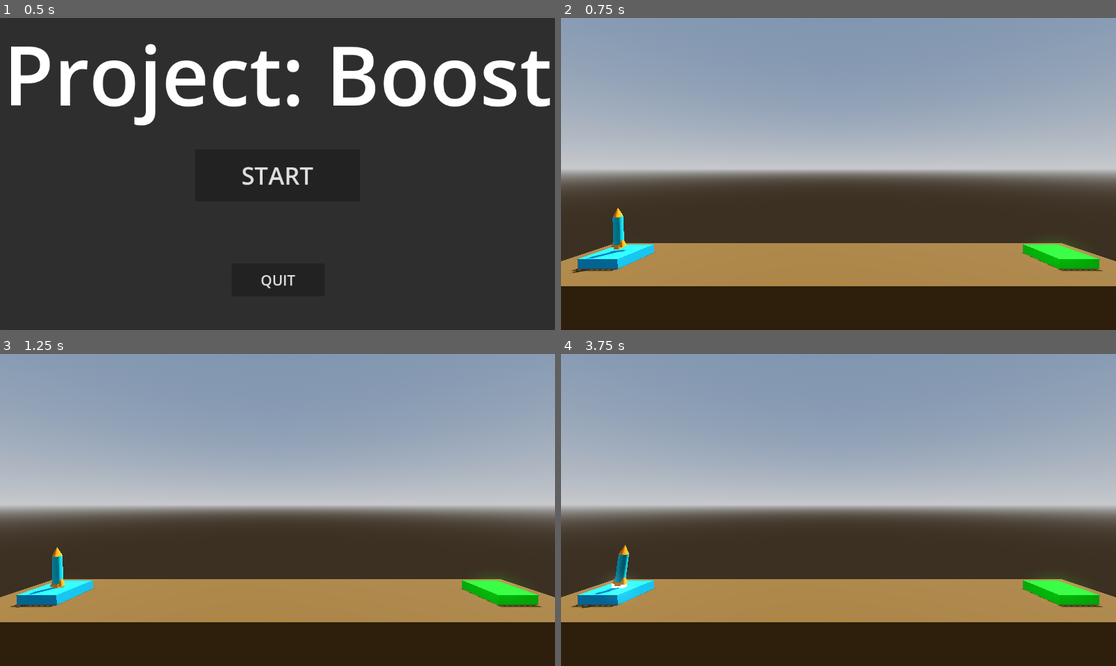
Above: before the commit, frames 1-4 (two rows, left to right).
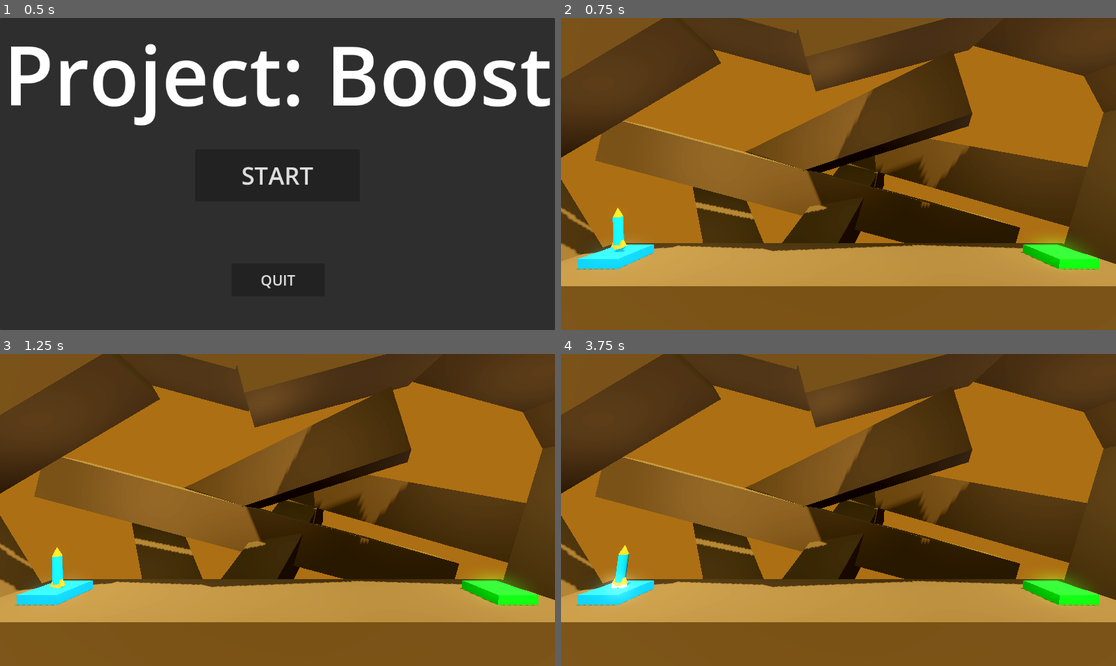
Above: after the commit, the same moments.

Repository: DrDuckson/Project_Boost
Game: Godot game, scene res://scenes/main_menu.tscn
Two runs of this game, one before a commit and one after it. Both use one fixed random seed, a clock stepped at 60 frames per second and the inputs below.
Inputs:
- Up to frame 1 (0.5 s): no input
- Up to frame 2 (0.75 s): click "START" at 0.5 s
- Up to frame 3 (1.25 s): no input
- Up to frame 4 (3.75 s): hold D (move_right) 1.28-2.03 s; hold A (move_left) 2.03-2.78 s; hold D (move_right) 2.78-3.53 s; hold Space (move_up) from 3.53 s (still down)

Frame 1 is identical in both runs. In frame 2, 90% of the frame differs, in the area x 0-100%, y 0-100%; in frame 3, 90%; in frame 4, 90%.

Commit message:
Added background scene with environment + lightning

Diff:
--- /dev/null
+++ b/scenes/Background.tscn
@@ -0,0 +1,112 @@
+[gd_scene load_steps=5 format=3 uid="uid://b3ypm2h2asosb"]
+
+[sub_resource type="StandardMaterial3D" id="StandardMaterial3D_ispsy"]
+albedo_color = Color(0.354403, 0.241668, 0.0743558, 1)
+
+[sub_resource type="ProceduralSkyMaterial" id="ProceduralSkyMaterial_u5bxw"]
+sky_horizon_color = Color(0.64625, 0.65575, 0.67075, 1)
+ground_horizon_color = Color(0.64625, 0.65575, 0.67075, 1)
+
+[sub_resource type="Sky" id="Sky_rqo6f"]
+sky_material = SubResource("ProceduralSkyMaterial_u5bxw")
+
+[sub_resource type="Environment" id="Environment_14gj6"]
+background_mode = 1
+background_color = Color(0.135161, 0.0854331, 0.0191393, 1)
+sky = SubResource("Sky_rqo6f")
+ambient_light_source = 3
+tonemap_mode = 2
+glow_enabled = true
+
+[node name="Floor" type="CSGBox3D" groups=["Hazard"]]
+transform = Transform3D(1, 0, 0, 0, 1, 0, 0, 0, 1, 0, -4, 0)
+use_collision = true
+size = Vector3(30, 8, 5)
+material = SubResource("StandardMaterial3D_ispsy")
+
+[node name="WallLeft" type="CSGBox3D" parent="."]
+transform = Transform3D(0.866025, -0.5, 0, 0.5, 0.866025, 0, 0, 0, 1, -17.0723, 3.11858, 0)
+size = Vector3(4, 16, 4)
+material = SubResource("StandardMaterial3D_ispsy")
+
+[node name="WallLeft6" type="CSGBox3D" parent="."]
+transform = Transform3D(1, 0, 0, 0, 1, 0, 0, 0, 1, -20.0723, 6.11858, 0)
+size = Vector3(4, 16, 4)
+material = SubResource("StandardMaterial3D_ispsy")
+
+[node name="WallLeft3" type="CSGBox3D" parent="."]
+transform = Transform3D(-0.5, -0.866025, 0, 0.866025, -0.5, 0, 0, 0, 1, -14.9025, 13.6353, 0)
+size = Vector3(4, 15, 4)
+material = SubResource("StandardMaterial3D_ispsy")
+
+[node name="WallLeft2" type="CSGBox3D" parent="."]
+transform = Transform3D(0.258819, -0.965926, 0, 0.965926, 0.258819, 0, 0, 0, 1, -6.13311, 18.1046, 0)
+size = Vector3(4, 10, 4)
+material = SubResource("StandardMaterial3D_ispsy")
+
+[node name="WallLeft8" type="CSGBox3D" parent="."]
+transform = Transform3D(0.145014, -0.541201, -0.828295, 0.774997, 0.58256, -0.244956, 0.615102, -0.606404, 0.503908, -11.7567, 4.85227, -9.81921)
+size = Vector3(4, 16, 4)
+material = SubResource("StandardMaterial3D_ispsy")
+
+[node name="WallLeft9" type="CSGBox3D" parent="."]
+transform = Transform3D(-0.12941, 0.482963, -0.866025, 0.724444, 0.642402, 0.25, 0.677077, -0.595035, -0.433013, -0.996809, 3.13986, -7)
+size = Vector3(4, 18, 4)
+material = SubResource("StandardMaterial3D_ispsy")
+
+[node name="WallLeft10" type="CSGBox3D" parent="."]
+transform = Transform3D(0.258819, -0.965926, 0, 0.965926, 0.258819, 0, 0, 0, 1, -2.65607, 6.72805, -9)
+size = Vector3(4, 38, 4)
+material = SubResource("StandardMaterial3D_ispsy")
+
+[node name="WallLeft12" type="CSGBox3D" parent="."]
+transform = Transform3D(-0.224144, 0.836516, 0.5, 0.965926, 0.258819, 0, -0.129409, 0.482963, -0.866025, -5.16562, 9.9516, -10.4489)
+size = Vector3(4, 32, 4)
+material = SubResource("StandardMaterial3D_ispsy")
+
+[node name="WallLeft11" type="CSGBox3D" parent="."]
+transform = Transform3D(0.224144, -0.836516, -0.5, 0.965926, 0.258819, 0, 0.129409, -0.482963, 0.866025, 12.7565, 8.30455, -6.10518)
+size = Vector3(4, 27, 4)
+material = SubResource("StandardMaterial3D_ispsy")
+
+[node name="WallLeft4" type="CSGBox3D" parent="."]
+transform = Transform3D(0.258819, 0.965926, 0, -0.965926, 0.258819, 0, 0, 0, 1, 2.86689, 17.1046, 0)
+size = Vector3(4, 10, 4)
+material = SubResource("StandardMaterial3D_ispsy")
+
+[node name="WallLeft5" type="CSGBox3D" parent="."]
+transform = Transform3D(-0.258819, 0.965926, 0, -0.965926, -0.258819, 0, 0, 0, 1, 14.3158, 17.234, 0)
+size = Vector3(4, 15, 4)
+material = SubResource("StandardMaterial3D_ispsy")
+
+[node name="WallLeft7" type="CSGBox3D" parent="."]
+transform = Transform3D(-0.866025, 0.5, 0, -0.5, -0.866025, 0, 0, 0, 1, 19.3158, 12.234, 0)
+size = Vector3(4, 15, 4)
+material = SubResource("StandardMaterial3D_ispsy")
+
+[node name="WallRight" type="CSGBox3D" parent="."]
+transform = Transform3D(0.965926, 0.258819, 0, -0.258819, 0.965926, 0, 0, 0, 1, 16.8529, 4.9087, 0)
+size = Vector3(4, 19.3539, 4)
+material = SubResource("StandardMaterial3D_ispsy")
+
+[node name="DirectionalLight3D" type="DirectionalLight3D" parent="."]
+transform = Transform3D(-0.866024, -0.433016, 0.250001, 0.353556, -0.176778, 0.918558, -0.353555, 0.883882, 0.306189, 23, 19, 7)
+shadow_enabled = true
+
+[node name="WorldEnvironment" type="WorldEnvironment" parent="."]
+environment = SubResource("Environment_14gj6")
+
+[node name="OmniLight3D" type="OmniLight3D" parent="."]
+transform = Transform3D(1, 0, 0, 0, 1, 0, 0, 0, 1, 0, 12.002, 1)
+omni_range = 12.0
+omni_attenuation = 0.5
+
+[node name="OmniLight3D2" type="OmniLight3D" parent="."]
+transform = Transform3D(1, 0, 0, 0, 1, 0, 0, 0, 1, -10, 10.002, 1)
+omni_range = 12.0
+omni_attenuation = 0.5
+
+[node name="OmniLight3D3" type="OmniLight3D" parent="."]
+transform = Transform3D(1, 0, 0, 0, 1, 0, 0, 0, 1, 12, 12.002, 1)
+omni_range = 12.0
+omni_attenuation = 0.5
--- a/scenes/level.tscn
+++ b/scenes/level.tscn
@@ -1,25 +1,10 @@
-[gd_scene load_steps=11 format=3 uid="uid://cc5efsqq5ojnu"]
+[gd_scene load_steps=8 format=3 uid="uid://cc5efsqq5ojnu"]
 
 [ext_resource type="PackedScene" uid="uid://jleek3rmf6j5" path="res://scenes/player.tscn" id="1_dkcmy"]
 [ext_resource type="Script" path="res://scripts/level.gd" id="1_tsie8"]
 [ext_resource type="Script" path="res://scripts/LandingPad.gd" id="2_1hioh"]
+[ext_resource type="PackedScene" uid="uid://b3ypm2h2asosb" path="res://scenes/Background.tscn" id="2_4i2d6"]
 [ext_resource type="PackedScene" uid="uid://1lhdo16vatln" path="res://scenes/death_zone.tscn" id="4_8mvio"]
-
-[sub_resource type="ProceduralSkyMaterial" id="ProceduralSkyMaterial_q01he"]
-sky_horizon_color = Color(0.64625, 0.65575, 0.67075, 1)
-ground_horizon_color = Color(0.64625, 0.65575, 0.67075, 1)
-
-[sub_resource type="Sky" id="Sky_rqo6f"]
-sky_material = SubResource("ProceduralSkyMaterial_q01he")
-
-[sub_resource type="Environment" id="Environment_52ao1"]
-background_mode = 2
-sky = SubResource("Sky_rqo6f")
-tonemap_mode = 2
-glow_enabled = true
-
-[sub_resource type="StandardMaterial3D" id="StandardMaterial3D_ispsy"]
-albedo_color = Color(0.354403, 0.241668, 0.0743558, 1)
 
 [sub_resource type="StandardMaterial3D" id="StandardMaterial3D_po1fi"]
 albedo_color = Color(9.62615e-07, 0.632308, 0.826342, 1)
@@ -30,18 +15,7 @@
 [node name="Level" type="Node3D"]
 script = ExtResource("1_tsie8")
 
-[node name="WorldEnvironment" type="WorldEnvironment" parent="."]
-environment = SubResource("Environment_52ao1")
-
-[node name="DirectionalLight3D" type="DirectionalLight3D" parent="."]
-transform = Transform3D(-0.866023, -0.433016, 0.250001, 0, 0.499998, 0.866027, -0.500003, 0.749999, -0.43301, 23, 18, -958)
-shadow_enabled = true
-
-[node name="Floor" type="CSGBox3D" parent="." groups=["Hazard"]]
-transform = Transform3D(1, 0, 0, 0, 1, 0, 0, 0, 1, 0, -4, 0)
-use_collision = true
-size = Vector3(30, 8, 5)
-material = SubResource("StandardMaterial3D_ispsy")
+[node name="Floor" parent="." instance=ExtResource("2_4i2d6")]
 
 [node name="LaunchPad" type="CSGBox3D" parent="."]
 transform = Transform3D(1, 0, 0, 0, 1, 0, 0, 0, 1, -12, 0.25, 0)
--- a/scenes/level_2.tscn
+++ b/scenes/level_2.tscn
@@ -1,25 +1,10 @@
-[gd_scene load_steps=12 format=3 uid="uid://dqxwcbcswwhvl"]
+[gd_scene load_steps=9 format=3 uid="uid://dqxwcbcswwhvl"]
 
 [ext_resource type="Script" path="res://scripts/level.gd" id="1_p0pjx"]
 [ext_resource type="PackedScene" uid="uid://1lhdo16vatln" path="res://scenes/death_zone.tscn" id="2_hugj8"]
 [ext_resource type="Script" path="res://scripts/LandingPad.gd" id="2_l0on6"]
 [ext_resource type="PackedScene" uid="uid://jleek3rmf6j5" path="res://scenes/player.tscn" id="3_vetuc"]
-
-[sub_resource type="ProceduralSkyMaterial" id="ProceduralSkyMaterial_q01he"]
-sky_horizon_color = Color(0.64625, 0.65575, 0.67075, 1)
-ground_horizon_color = Color(0.64625, 0.65575, 0.67075, 1)
-
-[sub_resource type="Sky" id="Sky_rqo6f"]
-sky_material = SubResource("ProceduralSkyMaterial_q01he")
-
-[sub_resource type="Environment" id="Environment_52ao1"]
-background_mode = 2
-sky = SubResource("Sky_rqo6f")
-tonemap_mode = 2
-glow_enabled = true
-
-[sub_resource type="StandardMaterial3D" id="StandardMaterial3D_ispsy"]
-albedo_color = Color(0.354403, 0.241668, 0.0743558, 1)
+[ext_resource type="PackedScene" uid="uid://b3ypm2h2asosb" path="res://scenes/Background.tscn" id="5_thxhu"]
 
 [sub_resource type="StandardMaterial3D" id="StandardMaterial3D_1fp57"]
 albedo_color = Color(1, 0.156863, 1, 1)
@@ -35,19 +20,6 @@
 
 [node name="DeathZone" parent="." instance=ExtResource("2_hugj8")]
 transform = Transform3D(1, 0, 0, 0, 1, 0, 0, 0, 1, 0, 0.25, 0)
-
-[node name="WorldEnvironment" type="WorldEnvironment" parent="."]
-environment = SubResource("Environment_52ao1")
-
-[node name="DirectionalLight3D" type="DirectionalLight3D" parent="."]
-transform = Transform3D(-0.866024, -0.433016, 0.250001, 0, 0.499998, 0.866026, -0.500003, 0.749999, -0.43301, 23, 18, -26)
-shadow_enabled = true
-
-[node name="Floor" type="CSGBox3D" parent="." groups=["Hazard"]]
-transform = Transform3D(1, 0, 0, 0, 1, 0, 0, 0, 1, 0, -4, 0)
-use_collision = true
-size = Vector3(30, 8, 5)
-material = SubResource("StandardMaterial3D_ispsy")
 
 [node name="Obstacle" type="CSGBox3D" parent="." groups=["Hazard"]]
 transform = Transform3D(1, 0, 0, 0, 1, 0, 0, 0, 1, 0, 2, 0)
@@ -74,3 +46,5 @@
 
 [node name="Camera3D" type="Camera3D" parent="."]
 transform = Transform3D(1, 0, 0, 0, 0.999657, 0.0261769, 0, -0.0261769, 0.999657, 0, 5, 11)
+
+[node name="Floor2" parent="." instance=ExtResource("5_thxhu")]
--- a/scenes/level_3.tscn
+++ b/scenes/level_3.tscn
@@ -1,25 +1,10 @@
-[gd_scene load_steps=12 format=3 uid="uid://cee5pldxcjie0"]
+[gd_scene load_steps=9 format=3 uid="uid://cee5pldxcjie0"]
 
 [ext_resource type="Script" path="res://scripts/level.gd" id="1_6r6wp"]
 [ext_resource type="Script" path="res://scripts/LandingPad.gd" id="2_al3h7"]
 [ext_resource type="PackedScene" uid="uid://jleek3rmf6j5" path="res://scenes/player.tscn" id="3_ynyc3"]
 [ext_resource type="PackedScene" uid="uid://1lhdo16vatln" path="res://scenes/death_zone.tscn" id="4_gbts7"]
-
-[sub_resource type="ProceduralSkyMaterial" id="ProceduralSkyMaterial_q01he"]
-sky_horizon_color = Color(0.64625, 0.65575, 0.67075, 1)
-ground_horizon_color = Color(0.64625, 0.65575, 0.67075, 1)
-
-[sub_resource type="Sky" id="Sky_rqo6f"]
-sky_material = SubResource("ProceduralSkyMaterial_q01he")
-
-[sub_resource type="Environment" id="Environment_52ao1"]
-background_mode = 2
-sky = SubResource("Sky_rqo6f")
-tonemap_mode = 2
-glow_enabled = true
-
-[sub_resource type="StandardMaterial3D" id="StandardMaterial3D_ispsy"]
-albedo_color = Color(0.354403, 0.241668, 0.0743558, 1)
+[ext_resource type="PackedScene" uid="uid://b3ypm2h2asosb" path="res://scenes/Background.tscn" id="5_gixmg"]
 
 [sub_resource type="StandardMaterial3D" id="StandardMaterial3D_1fp57"]
 albedo_color = Color(1, 0.156863, 1, 1)
@@ -32,19 +17,6 @@
 
 [node name="Level" type="Node3D"]
 script = ExtResource("1_6r6wp")
-
-[node name="WorldEnvironment" type="WorldEnvironment" parent="."]
-environment = SubResource("Environment_52ao1")
-
-[node name="DirectionalLight3D" type="DirectionalLight3D" parent="."]
-transform = Transform3D(-0.866024, -0.433016, 0.250001, 0, 0.499998, 0.866026, -0.500003, 0.749999, -0.43301, 23, 18, -26)
-shadow_enabled = true
-
-[node name="Floor" type="CSGBox3D" parent="." groups=["Hazard"]]
-transform = Transform3D(1, 0, 0, 0, 1, 0, 0, 0, 1, 0, -4, 0)
-use_collision = true
-size = Vector3(30, 8, 5)
-material = SubResource("StandardMaterial3D_ispsy")
 
 [node name="Obstacle" type="CSGBox3D" parent="." groups=["Hazard"]]
 transform = Transform3D(1, 0, 0, 0, 1, 0, 0, 0, 1, 0, 10, 0)
@@ -73,3 +45,5 @@
 transform = Transform3D(1, 0, 0, 0, 0.999657, 0.0261769, 0, -0.0261769, 0.999657, 0, 5, 11)
 
 [node name="DeathZone" parent="." instance=ExtResource("4_gbts7")]
+
+[node name="Floor" parent="." instance=ExtResource("5_gixmg")]
--- a/scenes/level_4.tscn
+++ b/scenes/level_4.tscn
@@ -1,26 +1,11 @@
-[gd_scene load_steps=12 format=3 uid="uid://dhdloaavxmpqu"]
+[gd_scene load_steps=9 format=3 uid="uid://dhdloaavxmpqu"]
 
 [ext_resource type="Script" path="res://scripts/level.gd" id="1_0qmo1"]
 [ext_resource type="Script" path="res://scripts/LandingPad.gd" id="2_4arxd"]
 [ext_resource type="PackedScene" uid="uid://jleek3rmf6j5" path="res://scenes/player.tscn" id="3_ufv0q"]
 [ext_resource type="PackedScene" uid="uid://1lhdo16vatln" path="res://scenes/death_zone.tscn" id="4_krspt"]
 [ext_resource type="PackedScene" uid="uid://bj1nixb83s4jn" path="res://scenes/moving_hazard.tscn" id="5_h21nm"]
-
-[sub_resource type="ProceduralSkyMaterial" id="ProceduralSkyMaterial_q01he"]
-sky_horizon_color = Color(0.64625, 0.65575, 0.67075, 1)
-ground_horizon_color = Color(0.64625, 0.65575, 0.67075, 1)
-
-[sub_resource type="Sky" id="Sky_rqo6f"]
-sky_material = SubResource("ProceduralSkyMaterial_q01he")
-
-[sub_resource type="Environment" id="Environment_52ao1"]
-background_mode = 2
-sky = SubResource("Sky_rqo6f")
-tonemap_mode = 2
-glow_enabled = true
-
-[sub_resource type="StandardMaterial3D" id="StandardMaterial3D_ispsy"]
-albedo_color = Color(0.354403, 0.241668, 0.0743558, 1)
+[ext_resource type="PackedScene" uid="uid://b3ypm2h2asosb" path="res://scenes/Background.tscn" id="6_es3yn"]
 
 [sub_resource type="StandardMaterial3D" id="StandardMaterial3D_po1fi"]
 albedo_color = Color(9.62615e-07, 0.632308, 0.826342, 1)
@@ -30,19 +15,6 @@
 
 [node name="Level" type="Node3D"]
 script = ExtResource("1_0qmo1")
-
-[node name="WorldEnvironment" type="WorldEnvironment" parent="."]
-environment = SubResource("Environment_52ao1")
-
-[node name="DirectionalLight3D" type="DirectionalLight3D" parent="."]
-transform = Transform3D(-0.866024, -0.433016, 0.250001, 0, 0.499998, 0.866026, -0.500003, 0.749999, -0.43301, 23, 18, -26)
-shadow_enabled = true
-
-[node name="Floor" type="CSGBox3D" parent="." groups=["Hazard"]]
-transform = Transform3D(1, 0, 0, 0, 1, 0, 0, 0, 1, 0, -4, 0)
-use_collision = true
-size = Vector3(30, 8, 5)
-material = SubResource("StandardMaterial3D_ispsy")
 
 [node name="LaunchPad" type="CSGBox3D" parent="."]
 transform = Transform3D(1, 0, 0, 0, 1, 0, 0, 0, 1, -12, 0.25, 0)
@@ -69,3 +41,5 @@
 [node name="MovingHazard" parent="." instance=ExtResource("5_h21nm")]
 destination = Vector3(0, 8, 0)
 duration = 2.0
+
+[node name="Floor" parent="." instance=ExtResource("6_es3yn")]
